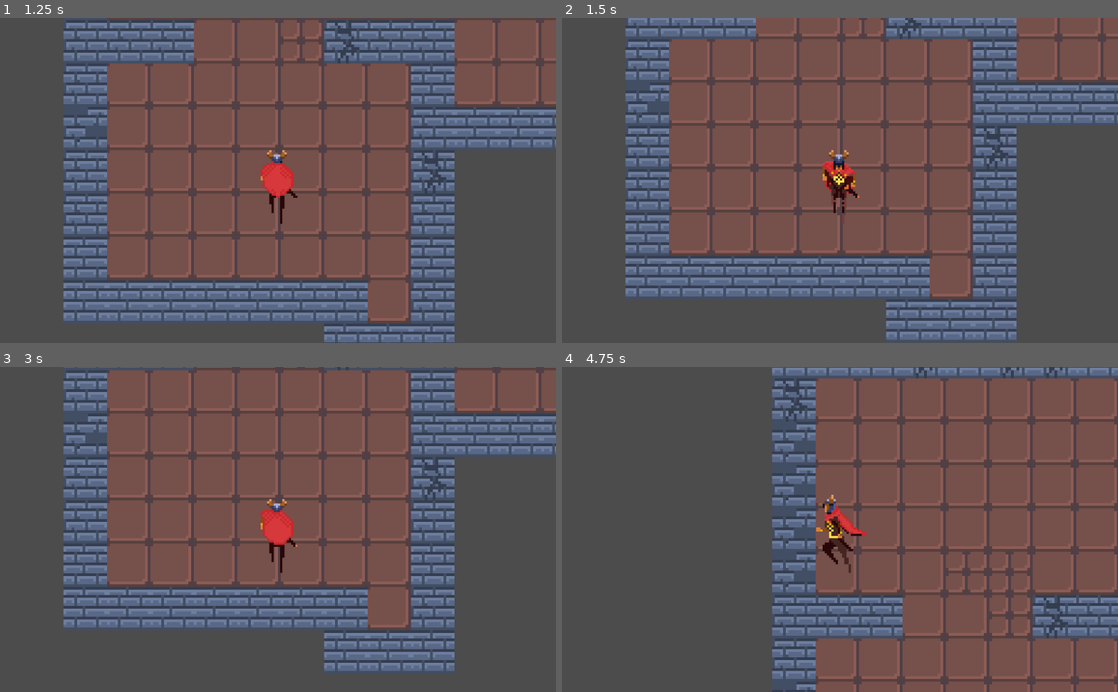
Above: before the commit, frames 1-4 (two rows, left to right).
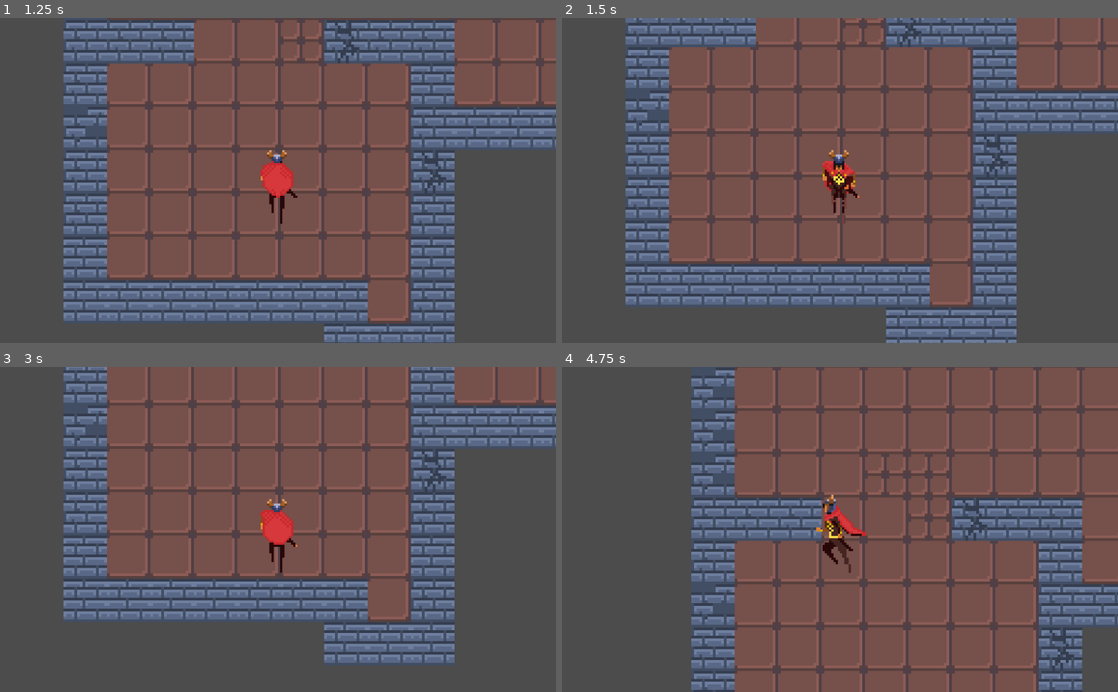
Above: after the commit, the same moments.

Repository: skni-kod/roguelike
Game: Godot game, scene res://Scenes/Levels/Testing.tscn
The game is run twice, just before and just after one commit, with the same random seed, the same clock (stepped at 60 frames per second) and the same inputs.
Inputs (mouse positions are in pixels of both pictures, inside the frame that each line leads up to):
- Up to frame 1 (1.25 s): tap Enter at 0.5 s; move the mouse to (400, 164) at 0.52 s; press the mouse at (400, 164) at 0.53 s; hold D (right, bound only before the commit) from 0.53 s (still down)
- Up to frame 2 (1.5 s): move the mouse to (728, 196) at 1.27 s; release D (right, bound only before the commit) at 1.28 s; release the mouse at (728, 196) at 1.28 s; hold S (down, bound only before the commit) from 1.28 s (still down); click (728, 196) at 1.35 s
- Up to frame 3 (3 s): tap Space at 2 s; move the mouse to (333, 458) at 2.02 s; release S (down, bound only before the commit) at 2.03 s; press the mouse at (333, 458) at 2.03 s; hold D (right, bound only before the commit) 2.03-2.78 s; move the mouse to (250, 594) at 2.77 s; release the mouse at (250, 594) at 2.78 s; hold W (up, bound only before the commit) from 2.78 s (still down); click (250, 594) at 2.85 s
- Up to frame 4 (4.75 s): move the mouse to (1006, 578) at 3.52 s; release W (up, bound only before the commit) at 3.53 s; press the mouse at (1006, 578) at 3.53 s; hold A (left, bound only before the commit) from 3.53 s (still down); move the mouse to (673, 480) at 4.27 s; release the mouse at (673, 480) at 4.28 s; click (673, 480) at 4.35 s

Frame 1 is identical in both runs. In frame 2, 23% of the frame differs, in the area x 11-100%, y 0-100%; in frame 3, 20%; in frame 4, 39%, in the area x 23-100%, y 0-100%.

Commit message:
movement based on vectors

Diff:
--- a/Scenes/Actors/Player.gd
+++ b/Scenes/Actors/Player.gd
@@ -1,33 +1,37 @@
 extends KinematicBody2D
 
-var motion = Vector2()
-var current_side = "Up" #Sprawdza w którą stronę odwrócony jest bohater
-var attack = false # Sprawdza czy bohater jest w trakcie ataku
-export var speed = 3
+var velocity = Vector2.ZERO
+var current_side = "Up" # Zmienna zawierająca stronę w którą odwrócony jest bohater
+var attack = false # Zmienna określająca czy bohater jest w trakcie ataku
+export var speed = 2
+var direction = Vector2()
 
 func _physics_process(delta):
-	motion = Vector2()
 	if Input.is_action_pressed("attack"):
 			$AnimationPlayer.play("Attack "+current_side)
 			attack = true
 			yield($AnimationPlayer,"animation_finished")
 			attack = false
 	elif !attack: #Jeżeli nie atakuje to
-		if Input.is_action_pressed("down"): #Idź w określoną stronę
-			motion.y = speed
-			$AnimationPlayer.play("Walk Down")
-		elif Input.is_action_pressed("up"):
-			motion.y = -speed
-			$AnimationPlayer.play("Walk Up")
-		elif Input.is_action_pressed("left"):
-			motion.x = -speed
-			$AnimationPlayer.play("Walk Left")
-		elif Input.is_action_pressed("right"):
-			motion.x = speed
-			$AnimationPlayer.play("Walk Right")
-		else: # Lub stój
-			$AnimationPlayer.play("Idle " + current_side)
-	move_and_collide(motion)
+		movement()
 
-func _on_AnimationPlayer_animation_started(anim_name): #Pobierz ostatnią animację
-	current_side = anim_name.split(" ")[-1] #i weź z jej nazwy stronę
+func movement():
+	direction = Vector2(
+		Input.get_action_strength("move_right") - Input.get_action_strength("move_left"),
+		Input.get_action_strength("move_down") - Input.get_action_strength("move_up")
+	) # Określenie kierunku poruszania się
+	velocity = direction * speed
+	velocity = move_and_collide(velocity)
+	if direction == Vector2.ZERO:
+		$AnimationPlayer.play("Idle " + current_side)
+	elif direction.y < 0:
+		$AnimationPlayer.play("Walk Up")
+	elif direction.y > 0:
+		$AnimationPlayer.play("Walk Down")
+	elif direction.x < 0:
+		$AnimationPlayer.play("Walk Left")
+	elif direction.x > 0:
+		$AnimationPlayer.play("Walk Right")
+
+func _on_AnimationPlayer_animation_started(anim_name): #Pobierz ostatnią wystartowaną animację
+	current_side = anim_name.split(" ")[-1] #i weź z jej nazwy stronę w którą jest zwrócony bohater
--- a/project.godot
+++ b/project.godot
@@ -21,22 +21,22 @@
 
 [input]
 
-up={
+move_up={
 "deadzone": 0.5,
 "events": [ Object(InputEventKey,"resource_local_to_scene":false,"resource_name":"","device":0,"alt":false,"shift":false,"control":false,"meta":false,"command":false,"pressed":false,"scancode":87,"unicode":0,"echo":false,"script":null)
  ]
 }
-down={
+move_down={
 "deadzone": 0.5,
 "events": [ Object(InputEventKey,"resource_local_to_scene":false,"resource_name":"","device":0,"alt":false,"shift":false,"control":false,"meta":false,"command":false,"pressed":false,"scancode":83,"unicode":0,"echo":false,"script":null)
  ]
 }
-left={
+move_left={
 "deadzone": 0.5,
 "events": [ Object(InputEventKey,"resource_local_to_scene":false,"resource_name":"","device":0,"alt":false,"shift":false,"control":false,"meta":false,"command":false,"pressed":false,"scancode":65,"unicode":0,"echo":false,"script":null)
  ]
 }
-right={
+move_right={
 "deadzone": 0.5,
 "events": [ Object(InputEventKey,"resource_local_to_scene":false,"resource_name":"","device":0,"alt":false,"shift":false,"control":false,"meta":false,"command":false,"pressed":false,"scancode":68,"unicode":0,"echo":false,"script":null)
  ]
